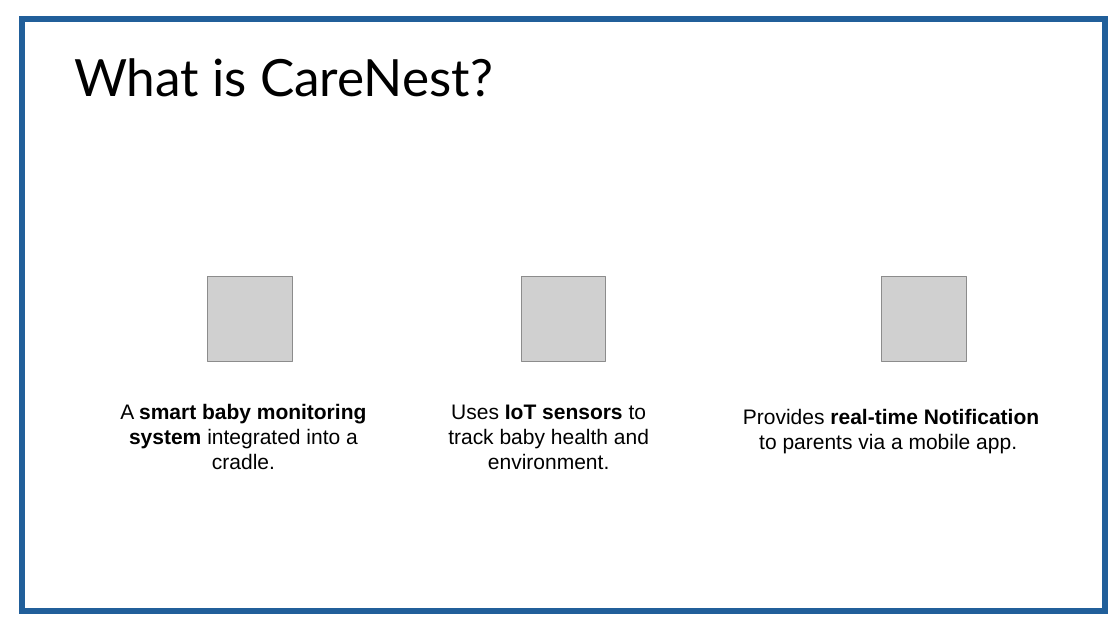
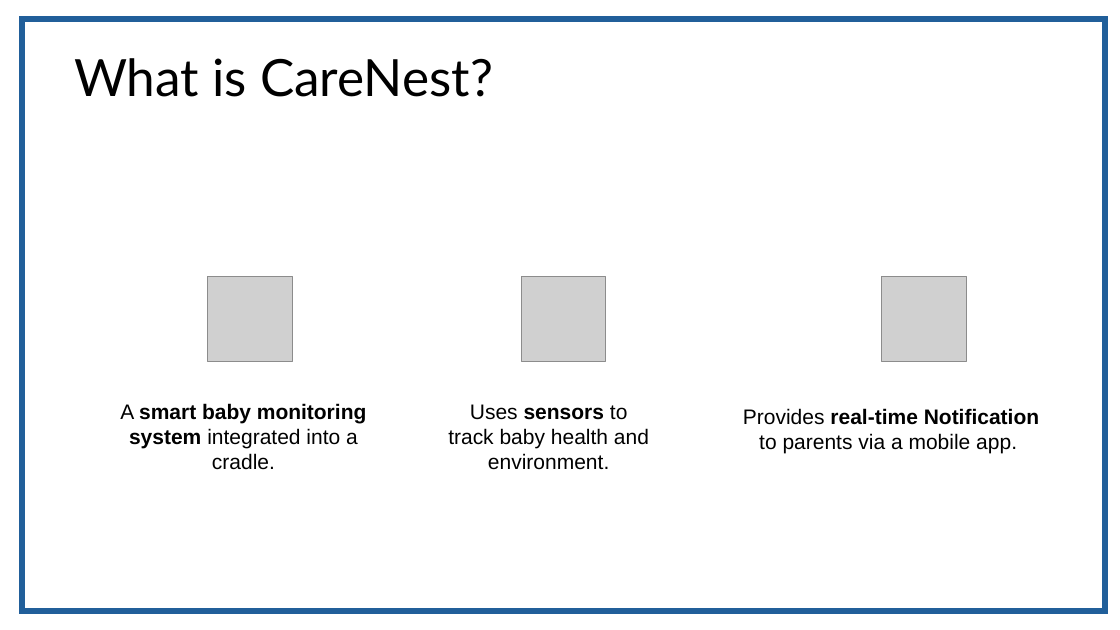
Before and after one commit to fasih124/FYP_203, a slide deck: slide 4 of Requirement/specification/CareNest.pptx. Drawn at 1120x630 pixels with LibreOffice and Linux fonts; fonts in the diff are those of the drawing; grey boxes stand for pictures. Boxes give left, top, right and bottom in pixels: in the first picture for what was removed or moved away, otherwise in the second. Text is boxed around its words. In the diff, an @@ line names an element or a change of style, - is before the commit and + after.

```diff
--- a/Requirement/specification/CareNest.pptx
+++ b/Requirement/specification/CareNest.pptx
@@ text at [448, 404, 649, 470]: text changed @@
-Uses IoT sensors to track baby health and environment.
+Uses sensors to track baby health and environment.
```
Also in this commit, not shown: 4 other slides changed, 1 slide added, 3 other files.
